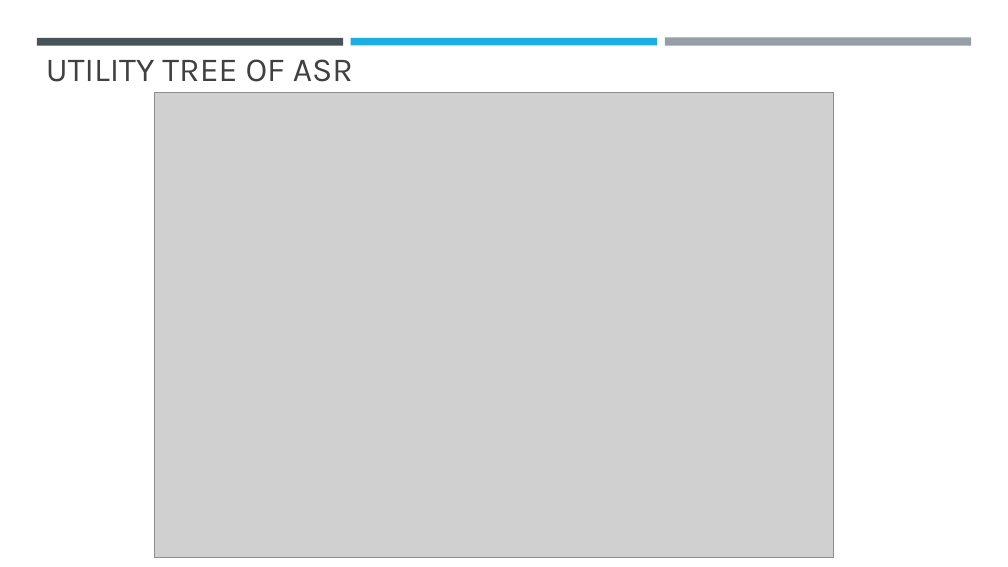
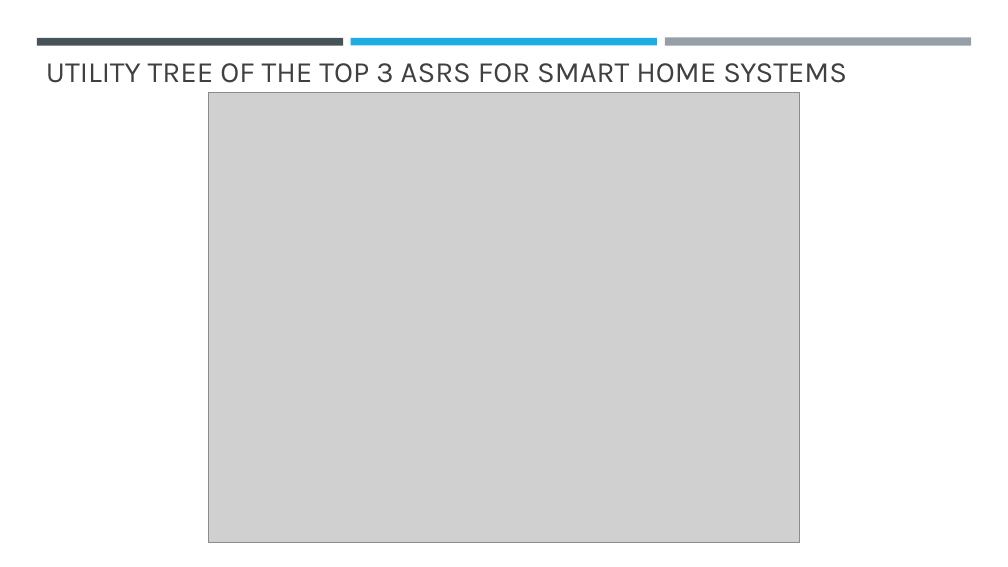
Before and after one commit to Akhilsudh/BITS-Assignment, a slide deck: slide 2 of Semester 2/Software Architecture/Assignment 2/SA-Assignment-2021MT12054.pptx (slide 4 before the commit). Drawn at 1008x567 pixels with LibreOffice and Linux fonts; fonts in the diff are those of the drawing; grey boxes stand for pictures. Boxes give left, top, right and bottom in pixels: in the first picture for what was removed or moved away, otherwise in the second. Text is boxed around its words. In the diff, an @@ line names an element or a change of style, - is before the commit and + after.

```diff
--- a/Semester 2/Software Architecture/Assignment 2/SA-Assignment-2021MT12054.pptx
+++ b/Semester 2/Software Architecture/Assignment 2/SA-Assignment-2021MT12054.pptx
@@ title at [46,63,847,83]: text changed; size 32 to 28 pt @@
-UTILITY TREE OF ASR
+UTILITY TREE OF THE TOP 3 ASRS FOR SMART HOME SYSTEMS
@@ picture: place and size @@
-picture at [155,92,834,557]
+picture at [209,92,800,543]
```
Also in this commit, not shown: 2 other slides changed, 5 slides added, 10 slides removed, 9 other files.
